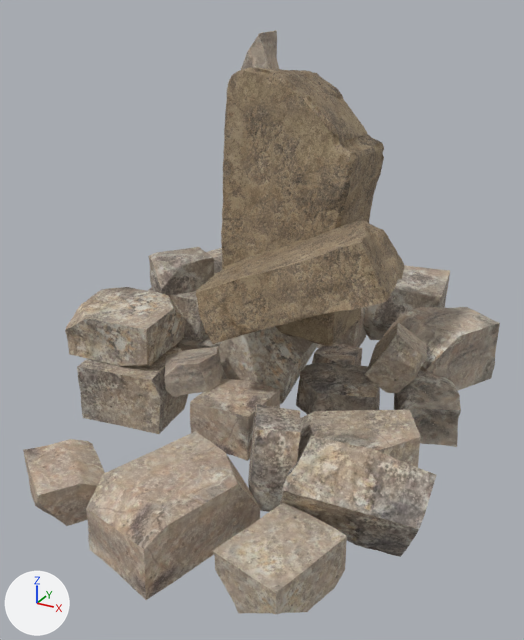
Two versions of the glTF model models/cima-astorg.glb, one commit apart.
Rendered twice from a 50 mm camera at (2.31, -4.66, 2.9) aimed at (-0.05, -0.36, 0.75). The axes (+X, +Y, +Z) are drawn at lower left. The lights are the same throughout. The older version comes first. Where no turn or scale is listed for an object, it has been applied to the vertices.

Names of what the first picture shows: 'bloque0', 'bloque13', 'bloque15', 'bloque17', 'bloque18', 'bloque19', 'bloque20', 'bloque22', 'bloque23', 'bloque3', 'bloque6', 'bloque7', 'bloque9', 'torre_bloque', 'torre_laja', 'torre_piedra' and 9 more.
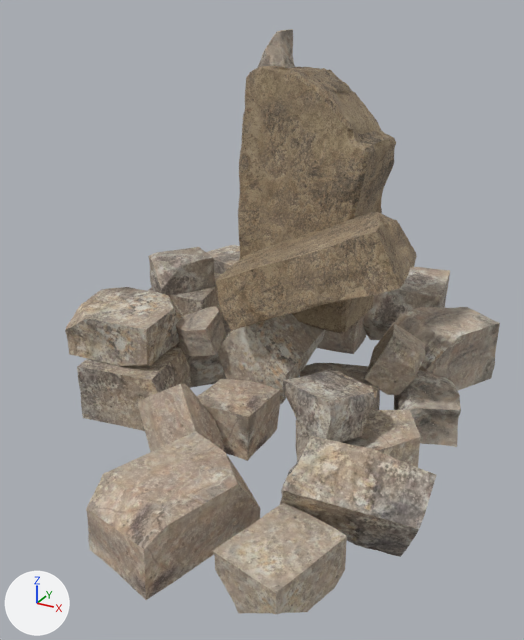
Edits to the scene script, one JSON object a line:
```json
{"op": "set", "path": "ob_bloque18.location", "old": "(-0.393, -0.781, 0.434)", "new": "(-0.523, -0.464, 0.592)"}
{"op": "set", "path": "ob_bloque18.rotation_euler", "old": "(0.082, 0.141, -2.615)", "new": "(-0.269, -0.0989, 1.769)", "note": "degrees (4.7, 8.1, -150) -> degrees (-15, -5.7, 101)"}
{"op": "set", "path": "ob_bloque19.location", "old": "(-0.567, -1.946, 0.144)", "new": "(-0.232, -1.223, 0.245)"}
{"op": "set", "path": "ob_bloque19.rotation_euler", "old": "(0.0101, 0.00615, -0.646)", "new": "(-0.914, -0.91, 2.593)", "note": "degrees (0.6, 0.4, -37) -> degrees (-52, -52, 149)"}
{"op": "set", "path": "ob_bloque20.location", "old": "(0.521, -1.25, 0.257)", "new": "(0.777, -0.968, 0.558)"}
{"op": "set", "path": "ob_bloque20.rotation_euler", "old": "(-0.555, -1.446, 1.027)", "new": "(-0.0218, 0.236, 1.267)", "note": "degrees (-32, -83, 59) -> degrees (-1.2, 14, 73)"}
{"op": "set", "path": "ob_bloque22.location", "old": "(0.836, 0.122, 0.429)", "new": "(0.84, 0.0827, 0.436)"}
{"op": "set", "path": "ob_bloque23.location", "old": "(0.257, 0.355, 0.123)", "new": "(-0.522, 1.439, 0.121)"}
{"op": "set", "path": "ob_bloque23.rotation_euler", "old": "(-3.141, -0.00959, -1.511)", "new": "(0.0131, -0.0186, 2.297)", "note": "degrees (-180, -0.5, -87) -> degrees (0.8, -1.1, 132)"}
{"op": "set", "path": "ob_torre_bloque.location", "old": "(0.0399, 0.0575, 1.529)", "new": "(0.0391, 0.307, 1.525)"}
{"op": "set", "path": "ob_torre_laja.location", "old": "(0.336, -0.52, 1.199)", "new": "(0.336, -0.27, 1.199)"}
{"op": "set", "path": "ob_torre_piedra.location", "old": "(-0.283, 0.0611, 2.551)", "new": "(-0.281, 0.311, 2.55)"}
```

What differs and where, as boxes (x1, y1, x2, y2) in the pictures (524 x 640 px):
```json
{"object": "torre_bloque", "change": "moved", "before": [221, 67, 384, 347], "after": [238, 66, 396, 333]}
{"object": "torre_laja", "change": "moved", "before": [196, 221, 405, 344], "after": [216, 212, 417, 331]}
{"object": "bloque20", "change": "moved, turned", "before": [248, 404, 301, 512], "after": [283, 371, 374, 442]}
{"object": "bloque19", "change": "moved, turned", "before": [23, 439, 105, 526], "after": [138, 383, 225, 452]}
{"object": "bloque18", "change": "moved, turned", "before": [165, 346, 223, 397], "after": [175, 306, 226, 357]}
{"object": "bloque22", "change": "moved", "before": [364, 322, 427, 393], "after": [364, 323, 425, 395]}
{"object": "torre_piedra", "change": "moved", "before": [241, 30, 279, 70], "after": [258, 29, 295, 68]}
{"object": "bloque23", "change": "moved, turned", "before": [312, 343, 362, 365], "on screen": "not visible afterwards"}
{"object": "bloque4", "change": "unchanged, covered by the edit", "before": [296, 363, 380, 415], "after": [300, 363, 380, 410]}
```
